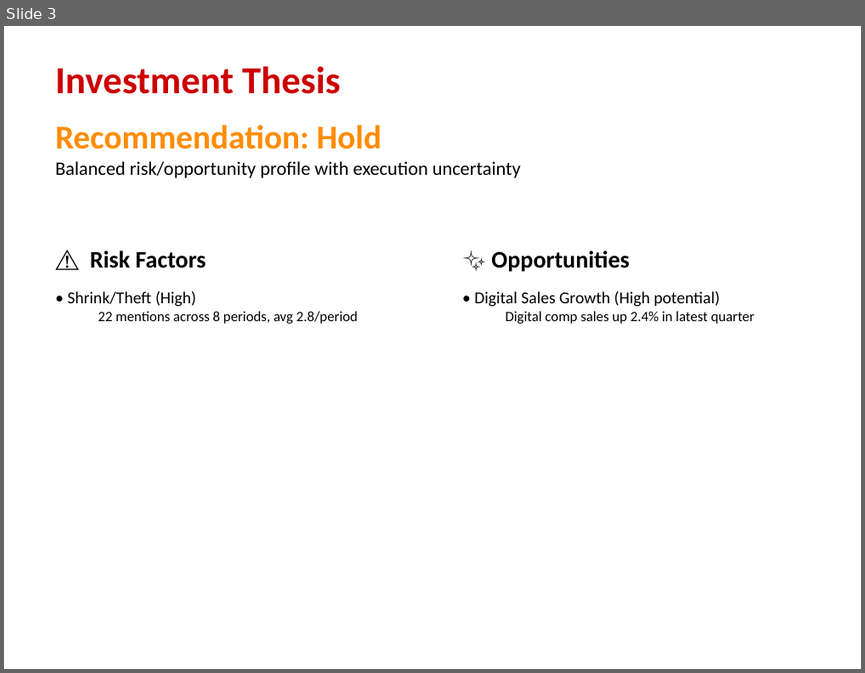
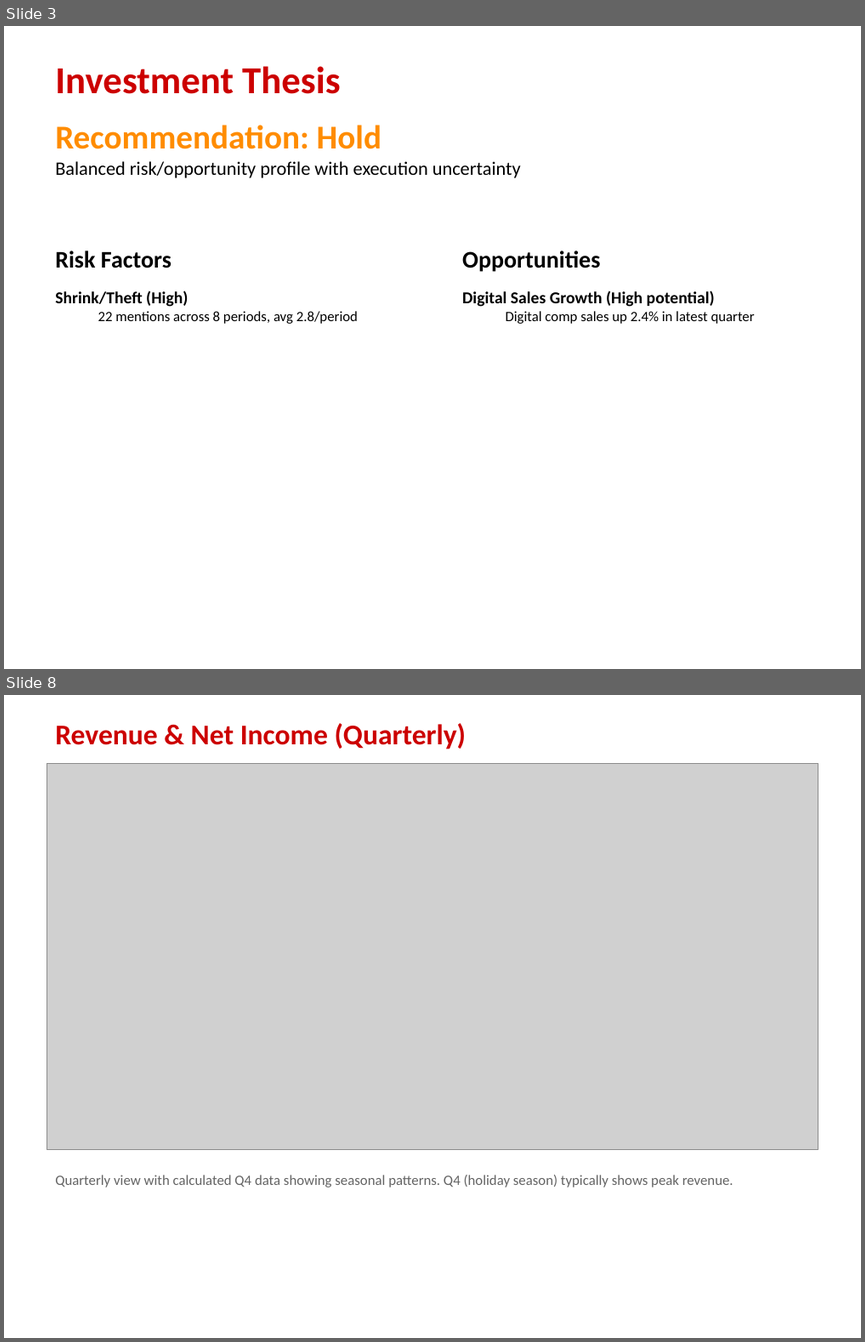
Before and after one commit to Alexander-Lombardo/financial-analyst-project, a slide deck: output/Target_Financial_Analysis.pptx. Shown one above the other, each under a label of ours: slide 3 before the commit, slides 3 and 8 after it; the slides between them are not shown. The pictures are 865x673 and 865x1342 pixels, drawn with LibreOffice and Linux fonts; fonts in the diff are those of the drawing; grey boxes stand for pictures. Boxes give left, top, right and bottom in pixels: in the first picture for what was removed or moved away, otherwise in the second. Text is boxed around its words. In the diff, an @@ line names an element or a change of style, - is before the commit and + after.

```diff
--- a/output/Target_Financial_Analysis.pptx
+++ b/output/Target_Financial_Analysis.pptx
@@ slide 8 added at <box>4,695,861,1338</box>, background #FFFFFF @@
@@ text added at <box>55,723,466,749</box>, 24 pt, text #CC0000, bold @@
+Revenue & Net Income (Quarterly)
@@ picture added at <box>46,764,818,1149</box> @@
@@ text added at <box>55,1174,733,1187</box>, 12 pt, text #646464 @@
+Quarterly view with calculated Q4 data showing seasonal patterns. Q4 (holiday season) typically shows peak revenue.
@@ slide 3 changed as well @@
@@ text at <box>55,250,188,306</box>: text changed; bold on @@
-⚠️ Risk Factors
-• Shrink/Theft (High)
+Risk Factors
+Shrink/Theft (High)
@@ text at <box>462,250,715,306</box>: text changed; bold on @@
-✨ Opportunities
-• Digital Sales Growth (High potential)
+Opportunities
+Digital Sales Growth (High potential)
```
Also in this commit, not shown: 1 other slide changed, 29 other slides added, 14 slides removed, 51 other files.
